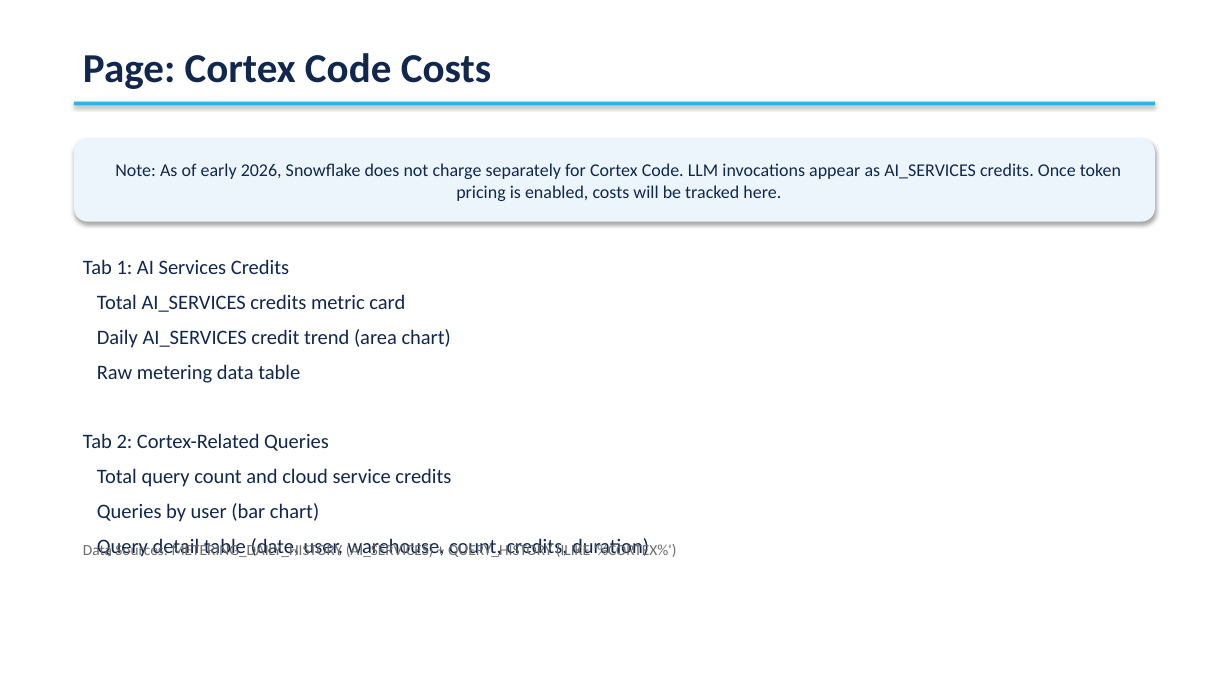
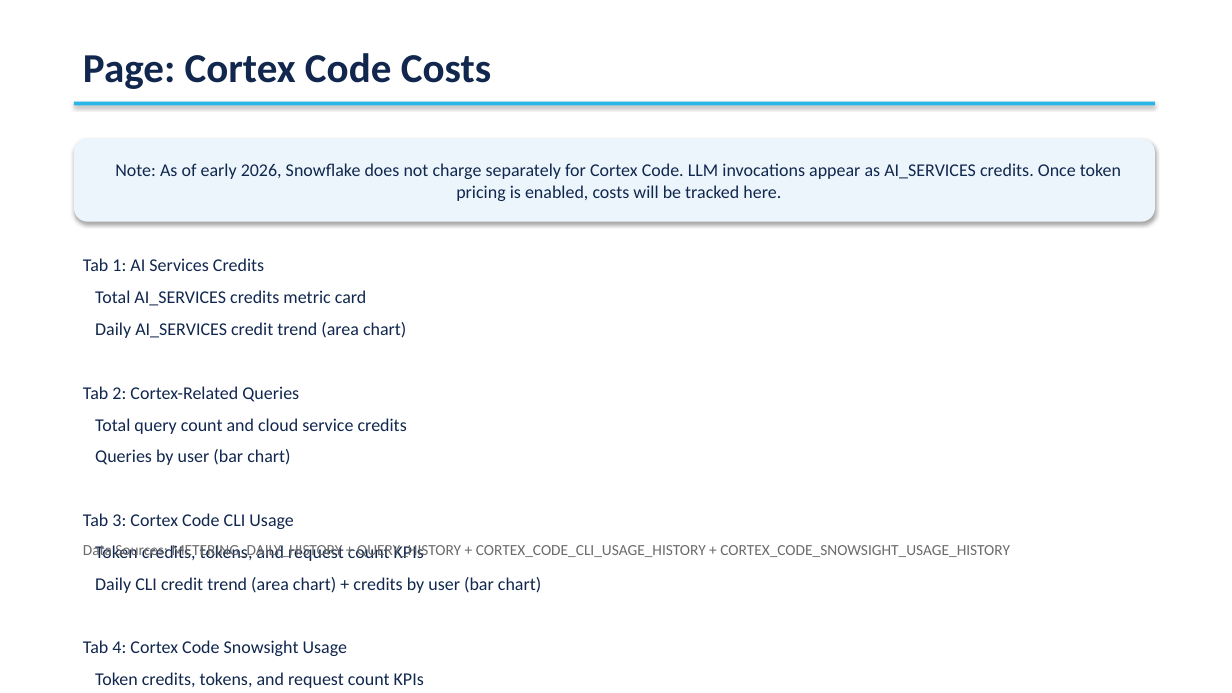
Before and after one commit to sfc-gh-tdahlberg/cortex-cost-governance, a slide deck: slide 6 of Cortex_Cost_Governance_Presentation.pptx. Drawn at 1232x693 pixels with LibreOffice and Linux fonts; fonts in the diff are those of the drawing. Boxes give left, top, right and bottom in pixels: in the first picture for what was removed or moved away, otherwise in the second. Text is boxed around its words. In the diff, an @@ line names an element or a change of style, - is before the commit and + after.

Commit message:
Update docs and PPT with Cortex Code CLI + Snowsight usage tabs
README and presentation now reflect all 4 Cortex Code tabs including
CORTEX_CODE_CLI_USAGE_HISTORY and CORTEX_CODE_SNOWSIGHT_USAGE_HISTORY.

.... Generated with [Cortex Code](https://docs.snowflake.com/en/user-guide/cortex-code/cortex-code)

```diff
--- a/Cortex_Cost_Governance_Presentation.pptx
+++ b/Cortex_Cost_Governance_Presentation.pptx
@@ text at (83, 258, 407, 465): size 16 to 14 pt in "Tab 1: AI Services Credits", "Total AI_SERVICES credits metric card", "Daily AI_SERVICES credit trend (area chart)", "Tab 2: Cortex-Related Queries" and 2 more places @@
@@ text at (97, 364, 300, 383): paragraph removed @@
-Raw metering data table
@@ text at (83, 513, 541, 688): text changed; size 16 to 14 pt @@
-Query detail table (date, user, warehouse, count, credits, duration)
+Tab 3: Cortex Code CLI Usage
+Token credits, tokens, and request count KPIs
+Daily CLI credit trend (area chart) + credits by user (bar chart)
+Tab 4: Cortex Code Snowsight Usage
+Token credits, tokens, and request count KPIs
+Daily Snowsight credit trend (area chart) + credits by user (bar chart)
@@ text at (83, 545, 1010, 560): text changed @@
-Data Sources: METERING_DAILY_HISTORY (AI_SERVICES) + QUERY_HISTORY (ILIKE '%CORTEX%')
+Data Sources: METERING_DAILY_HISTORY + QUERY_HISTORY + CORTEX_CODE_CLI_USAGE_HISTORY + CORTEX_CODE_SNOWSIGHT_USAGE_HISTORY
```
Also in this commit, not shown: 2 other slides changed, 1 other file.
